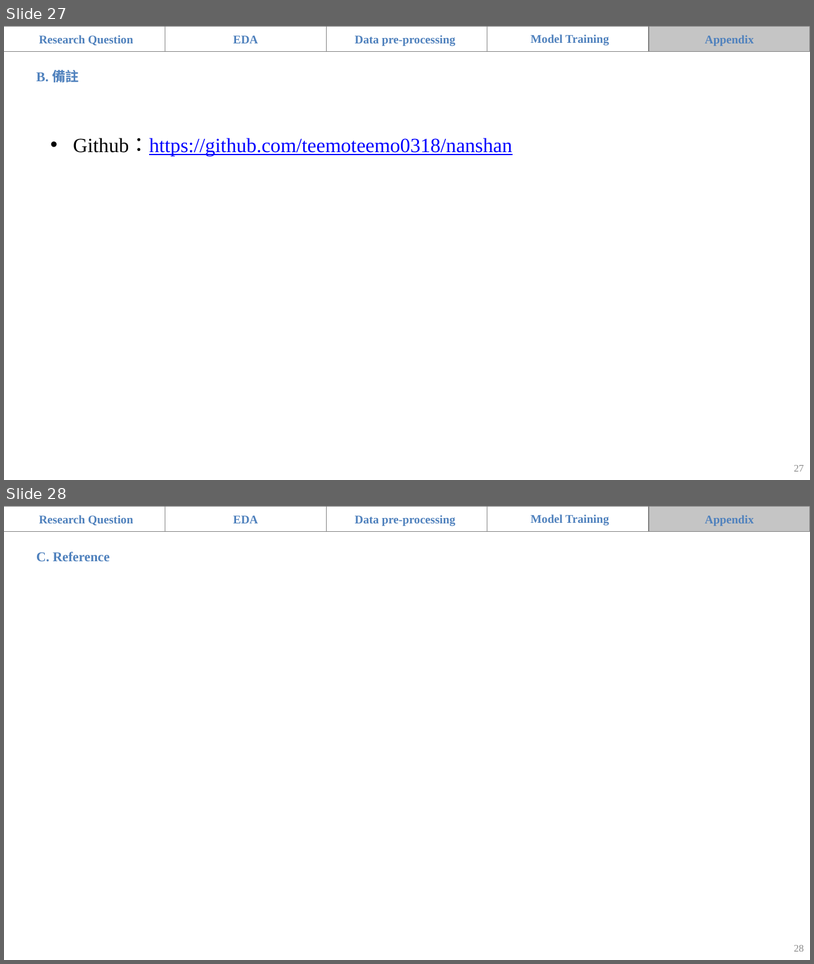
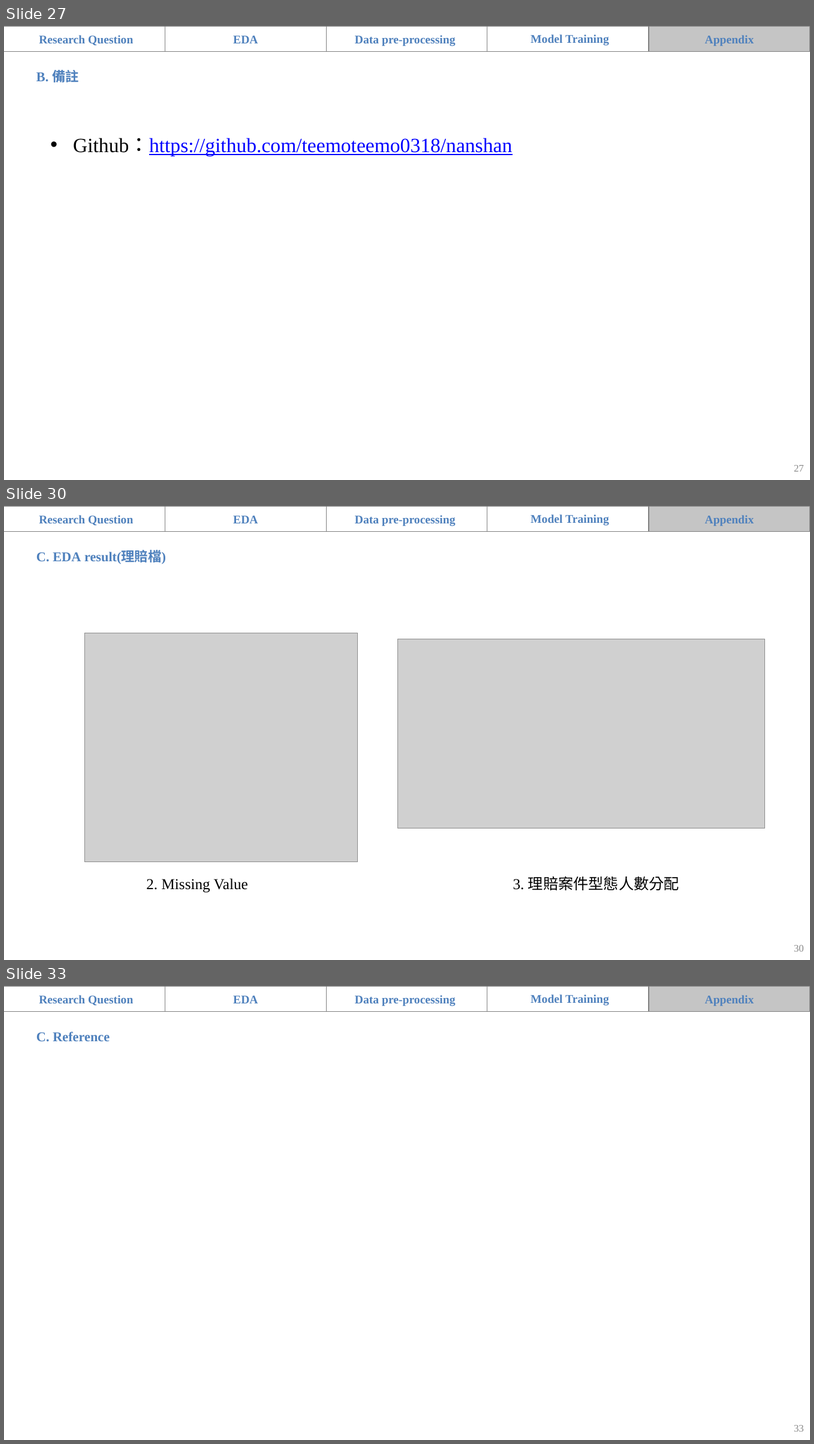
Before and after one commit to teemoteemo0318/nanshan, a slide deck: 南山_題目一_組別二.pptx. Shown one above the other, each under a label of ours: slides 27 and 28 before the commit, slides 27, 30 and 33 after it; the slides between them are not shown. The pictures are 814x964 and 814x1444 pixels, drawn with LibreOffice and Linux fonts; fonts in the diff are those of the drawing; grey boxes stand for pictures; background and template pictures are left out. Boxes give left, top, right and bottom in pixels: in the first picture for what was removed or moved away, otherwise in the second. Text is boxed around its words. In the diff, an @@ line names an element or a change of style, - is before the commit and + after.

```diff
--- a/南山_題目一_組別二.pptx
+++ b/南山_題目一_組別二.pptx
@@ slide 30 added at bbox=[4, 506, 810, 960], background picture (left out) @@
@@ rectangle added at bbox=[4, 506, 810, 531], fill #FFFFFF, outline #FFFFFF 2 pt @@
@@ rectangle added at bbox=[4, 506, 165, 531], fill #FFFFFF, outline #808080 0.75 pt @@
@@ text added at bbox=[39, 515, 133, 525], 14 pt, text #4F81BD, bold @@
+Research Question
@@ rectangle added at bbox=[165, 506, 327, 531], fill #FFFFFF at 30% opacity, outline #808080 0.75 pt @@
@@ text added at bbox=[233, 516, 258, 523], 14 pt, text #4F81BD, bold @@
+EDA
@@ rectangle added at bbox=[326, 506, 488, 531], fill #FFFFFF at 30% opacity, outline #808080 0.75 pt @@
@@ text added at bbox=[355, 515, 456, 526], 14 pt, text #4F81BD, bold @@
+Data pre-processing
@@ rectangle added at bbox=[488, 506, 650, 531], fill #FFFFFF at 30% opacity, outline #808080 0.75 pt @@
@@ text added at bbox=[531, 514, 609, 526], 14 pt, text #4F81BD, bold @@
+Model Training
@@ rectangle added at bbox=[650, 506, 810, 531], fill #404040 at 30% opacity, outline #808080 0.75 pt @@
@@ text added at bbox=[705, 515, 755, 526], 14 pt, text #4F81BD, bold @@
+Appendix
@@ text added at bbox=[36, 551, 166, 564], 16 pt, text #4F81BD, bold @@
+C. EDA result(理賠檔)
@@ picture added at bbox=[84, 633, 358, 862] @@
@@ picture added at bbox=[398, 639, 765, 828] @@
@@ text added at bbox=[146, 878, 248, 892], 18 pt, text #000000 @@
+2. Missing Value
@@ text added at bbox=[513, 876, 680, 890], 18 pt, text #000000 @@
+3. 理賠案件型態人數分配
@@ page number added at bbox=[794, 945, 804, 951], 12 pt, text #8C8C8C @@
+30
@@ what was slide 28 is now slide 33 @@
@@ page number at bbox=[794, 1425, 804, 1431]: text changed @@
-28
+33
```
Also in this commit, not shown: 4 slides changed, 4 other slides added, 3 other files.
